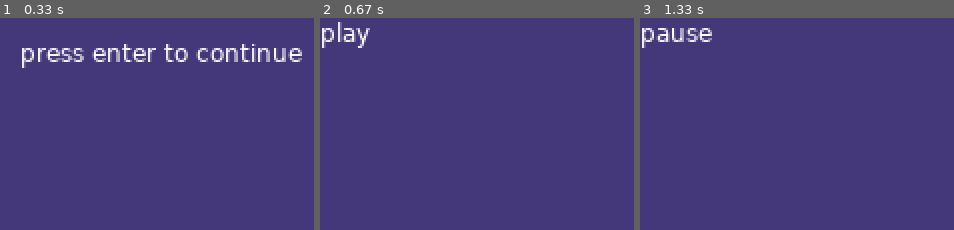
Above: before the commit, frames 1-3 (left to right).
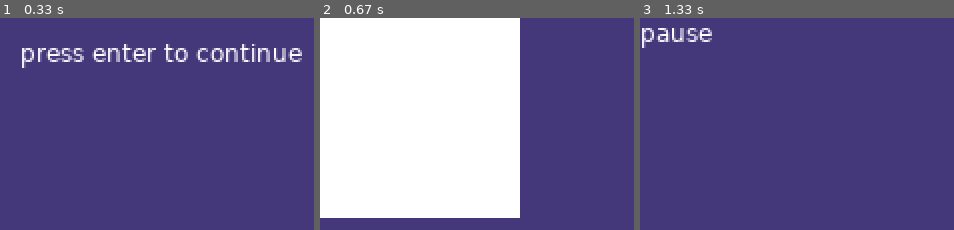
Above: after the commit, the same moments.

Repository: dogconnoisseur/shift
Game: LÖVE game, started from main.lua
Same seed, same stepped clock (60 frames per second), same inputs: the game is played once before the commit and once after it.
Inputs:
- Up to frame 1 (0.33 s): no input
- Up to frame 2 (0.67 s): tap Enter at 0.33 s
- Up to frame 3 (1.33 s): tap Esc at 0.67 s

Frame 1 is identical in both runs. In frame 2, 60% of the frame differs, in the area x 0-64%, y 0-95%; in frame 3, nothing differs.

Commit message:
entity move

Diff:
--- a/src/entities/player.lua
+++ b/src/entities/player.lua
@@ -14,4 +14,14 @@
 	return instance
 end
 
+function Player:draw()
+	love.graphics.rectangle("fill", self.position.x, self.position.y, 100, 100)
+end
+
+function Player:update(dt) end
+
+function Player:move(direction, dt)
+	Entity.move(self, direction, dt)
+end
+
 return Player
--- a/src/entity.lua
+++ b/src/entity.lua
@@ -8,7 +8,7 @@
 	instance.name = name
 	instance.sight = nil
 	instance.position = vector(0, 0)
-	instance.velocity = vector(0, 0)
+	instance.movementSpeed = 100
 
 	setmetatable(instance, self)
 	return instance
@@ -22,6 +22,19 @@
 	return type(e) == table and type(e.name) == string and vector.isvector(e.position) and vector.isvector(e.velocity)
 end
 
+function Entity:move(v, dt)
+	self.position =
+		vector.new(self.position.x + (self.movementSpeed * dt) * v.x, self.position.y + (self.movementSpeed * dt) * v.y)
+end
+
+function Entity:update(dt)
+	error(self.name .. " must implement update.")
+end
+
+function Entity:draw()
+	error(self.name .. " must implement draw.")
+end
+
 function Entity:__tostring()
 	return self.name
 end
--- a/src/states/play.lua
+++ b/src/states/play.lua
@@ -1,34 +1,58 @@
+local vector = require("lib.hump.vector")
+
+local Player = require("src.entities.player")
+local Monster = require("src.entities.monster")
+
 local play = {}
 
 local input
+local player
+local monster
 function play:enter()
-  local baton = require("lib.baton")
+	local baton = require("lib.baton")
 
-  input = baton.new({
-    controls = {
-      left = { "key:left", "key:a" },
-      right = { "key:right", "key:d" },
-      up = { "key:up", "key:w" },
-      down = { "key:down", "key:s" },
-      pause = { "key:escape" },
-    },
-    pairs = {
-      move = { "left", "right", "up", "down" },
-    },
-    joystick = love.joystick.getJoysticks()[1],
-  })
+	input = baton.new({
+		controls = {
+			left = { "key:left", "key:a" },
+			right = { "key:right", "key:d" },
+			up = { "key:up", "key:w" },
+			down = { "key:down", "key:s" },
+			pause = { "key:escape" },
+		},
+		pairs = {
+			move = { "left", "right", "up", "down" },
+		},
+		joystick = love.joystick.getJoysticks()[1],
+	})
+
+	player = Player:new()
+	monster = Monster:new()
 end
 
 function play:update(dt)
-  input:update()
+	input:update()
 
-  if input:released("pause") then
-    Signal.emit("pause")
-  end
+	local left = input:get("left")
+	local right = input:get("right")
+	local up = input:get("up")
+	local down = input:get("down")
+
+	local direction = self:getDirection(left, right, up, down)
+
+	player:move(direction:normalizeInplace(), dt)
+
+	if input:released("pause") then
+		Signal.emit("pause")
+	end
 end
 
 function play:draw()
-  love.graphics.print("play")
+	love.graphics.print("play")
+	player:draw()
+end
+
+function play:getDirection(left, right, up, down)
+	return vector.new(right - left, down - up)
 end
 
 return play
